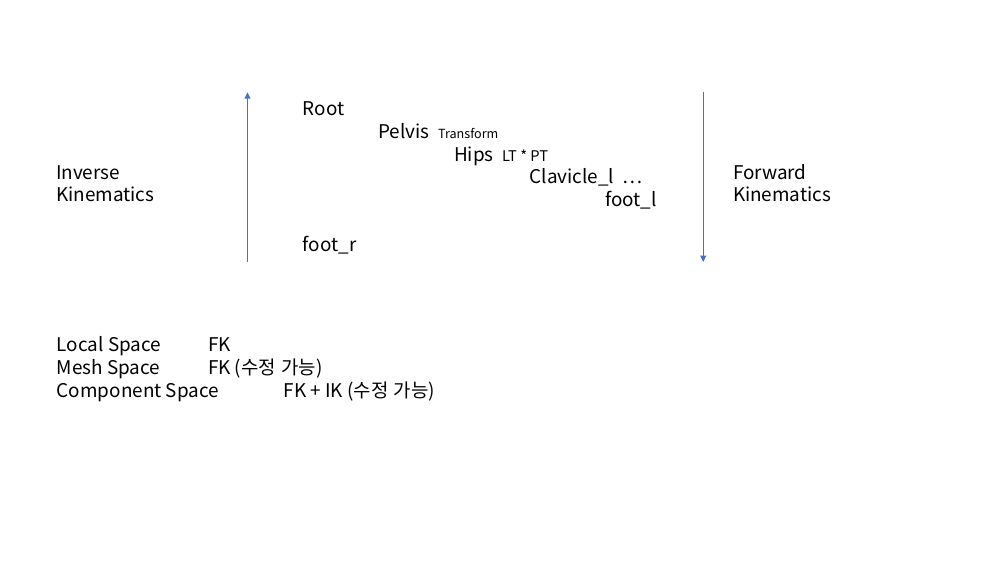
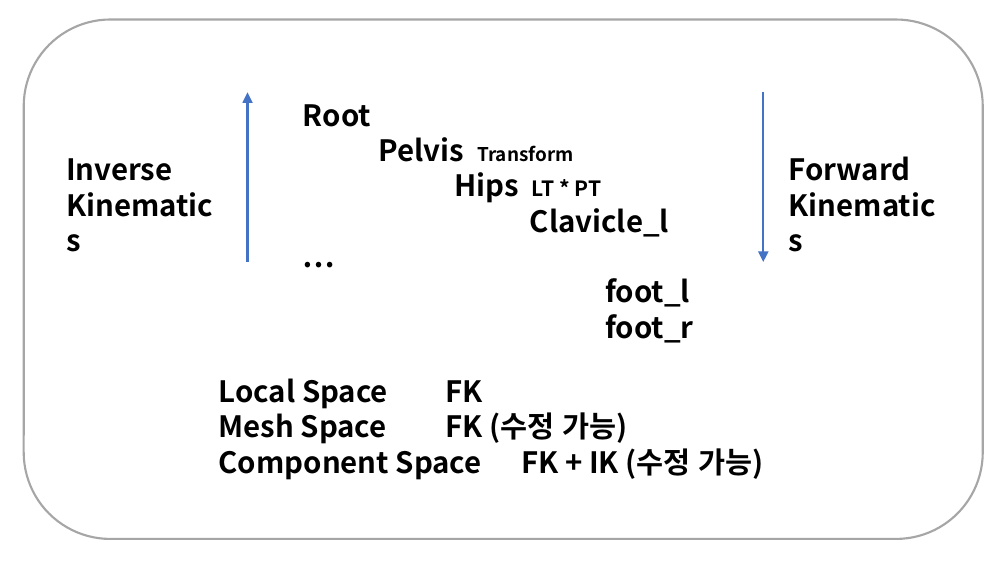
Before and after one commit to YooJaeJun/Study, a slide deck: slide 1 of 언리얼/IK.pptx. Drawn at 1008x567 pixels with LibreOffice and Linux fonts; fonts in the diff are those of the drawing. Boxes give left, top, right and bottom in pixels: in the first picture for what was removed or moved away, otherwise in the second. Text is boxed around its words. In the diff, an @@ line names an element or a change of style, - is before the commit and + after.

```diff
--- a/언리얼/IK.pptx
+++ b/언리얼/IK.pptx
@@ rounded rectangle added at bbox=[23, 20, 983, 539], outline #A6A6A6 2 pt @@
@@ arrow (247, 262) - (247, 92): stroke #4472C4 0.5 pt to #4472C4 2 pt @@
@@ text "Root" at bbox=[303, 104, 693, 343]: size 18 to 28 pt in "Root", "Pelvis", "Hips", "Clavicle_l …" and 2 more places; bold on; size 12 to 18 pt in "Transform"; size 14 to 20 pt in "LT * PT" @@
@@ arrow moved from (703, 92) - (703, 262) to (764, 92) - (764, 262) @@
@@ arrow (764, 92) - (764, 262): stroke #4472C4 0.5 pt to #4472C4 2 pt @@
@@ text at bbox=[66, 158, 172, 181]: text changed; size 18 to 28 pt; bold on @@
-Inverse Kinematics
+Inverse
+Kinematics
@@ text at bbox=[789, 156, 911, 181]: text changed; size 18 to 28 pt; bold on @@
-Forward Kinematics
+Forward
+Kinematics
@@ text "Local Space FK": place and size @@
-text "Local Space FK" at bbox=[57, 336, 435, 402]
+text "Local Space FK" at bbox=[219, 378, 764, 480]
@@ text "Local Space FK" at bbox=[219, 378, 764, 480]: size 18 to 28 pt, bold on @@
```
Also in this commit, not shown: 1 slide added, 2 other files.
